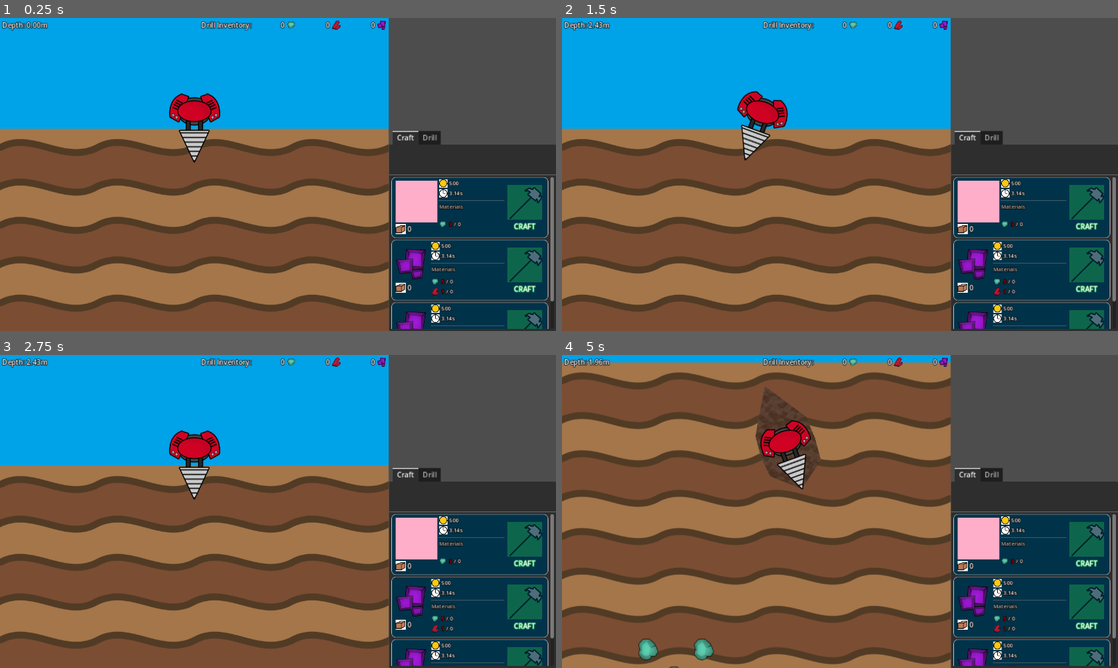
Above: before the commit, frames 1-4 (two rows, left to right).
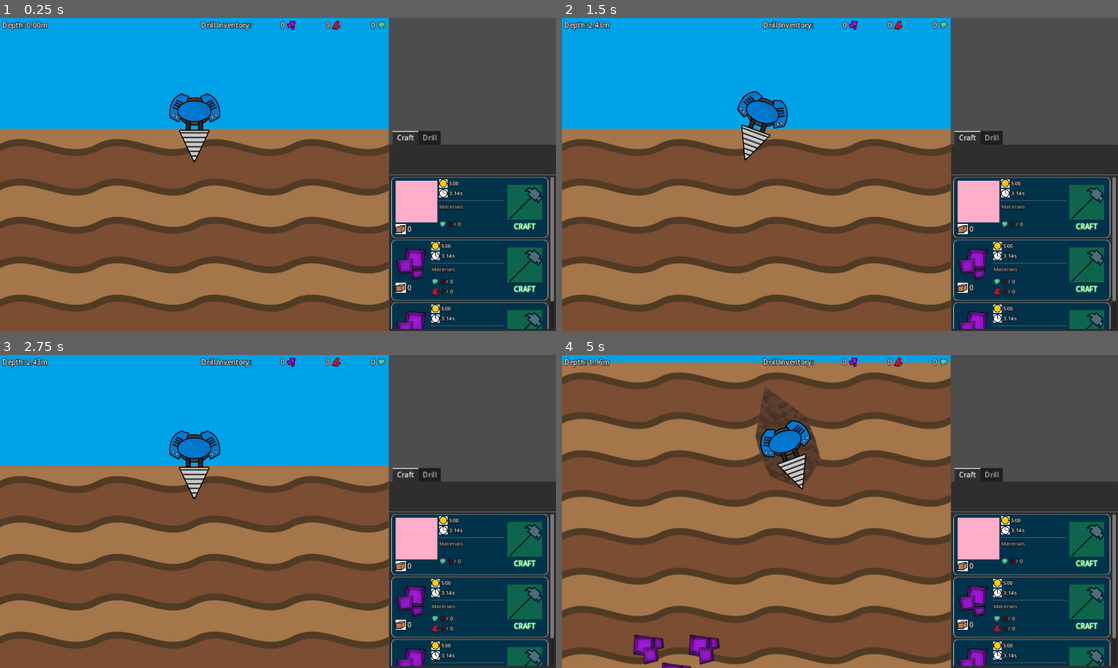
Above: after the commit, the same moments.

Repository: aNotSoCleverName/mechanicore
Game: Godot game, scene res://Main.tscn
Two runs of this game, one before a commit and one after it. Both use one fixed random seed, a clock stepped at 60 frames per second and the inputs below.
Inputs:
- Up to frame 1 (0.25 s): no input
- Up to frame 2 (1.5 s): tap Enter (ui_accept) at 0.5, 0.77 s; hold Right (ui_right) 0.53-1.28 s; tap R at 0.6, 1.35 s; hold Left (ui_left) from 1.28 s (still down)
- Up to frame 3 (2.75 s): tap Enter (ui_accept) at 1.52 s; release Left (ui_left) at 2.03 s; hold Right (ui_right) from 2.03 s (still down); tap R at 2.1 s
- Up to frame 4 (5 s): tap Enter (ui_accept) at 2.75, 3.02, 3.77, 4.52 s; tap R at 2.85, 3.6, 4.35 s; release Right (ui_right) at 3.53 s; hold Left (ui_left) from 3.53 s (still down)

The runs differ from the first frame. In frame 1, 0.6% of the frame differs, in the area x 30-70%, y 0-34%; in frame 2, 0.6%; in frame 3, 0.6%; in frame 4, 1.4%, in the area x 12-70%, y 0-100%.

Commit message:
Updated drill sprite

Diff:
--- a/Base/Base.tscn
+++ b/Base/Base.tscn
@@ -5,7 +5,7 @@
 [ext_resource type="Script" path="res://Base/Craft Item.gd" id="2_36thw"]
 [ext_resource type="Script" path="res://Base/Menu/Craft/Queue.gd" id="2_muuji"]
 [ext_resource type="Resource" uid="uid://do7o06fuk17rd" path="res://Base/Menu/Craft/Craft Item/Resources/Test.tres" id="4_1pni4"]
-[ext_resource type="Texture2D" uid="uid://bripmml1nnira" path="res://Endless Run/Ores/Ore3.png" id="5_ju8iy"]
+[ext_resource type="Texture2D" uid="uid://bripmml1nnira" path="res://Endless Run/Ores/Ore1.png" id="5_ju8iy"]
 
 [sub_resource type="Resource" id="Resource_hecib"]
 script = ExtResource("2_36thw")
--- a/Base/Menu/Craft/Craft Item/Craft Item Node.tscn
+++ b/Base/Menu/Craft/Craft Item/Craft Item Node.tscn
@@ -8,10 +8,10 @@
 [ext_resource type="Texture2D" uid="uid://ctavnwfpqdo87" path="res://Base/Time.png" id="4_cfie2"]
 [ext_resource type="PackedScene" uid="uid://ccirx7362q0ar" path="res://Base/Menu/Craft/Craft Item/Craft Item Material.tscn" id="4_pkhi4"]
 [ext_resource type="LabelSettings" uid="uid://ij0ls7r7u6aq" path="res://Simple Label.tres" id="4_qra5k"]
-[ext_resource type="Texture2D" uid="uid://kpyugmno047" path="res://Endless Run/Ores/Ore1.png" id="5_3meuh"]
+[ext_resource type="Texture2D" uid="uid://kpyugmno047" path="res://Endless Run/Ores/Ore3.png" id="5_3meuh"]
 [ext_resource type="Texture2D" uid="uid://cjhadim1ft6sj" path="res://Endless Run/Ores/Ore2.png" id="6_d6pru"]
 [ext_resource type="Script" path="res://Base/Menu/Craft/Craft Item/Stock.gd" id="6_mhem6"]
-[ext_resource type="Texture2D" uid="uid://bripmml1nnira" path="res://Endless Run/Ores/Ore3.png" id="7_flb3l"]
+[ext_resource type="Texture2D" uid="uid://bripmml1nnira" path="res://Endless Run/Ores/Ore1.png" id="7_flb3l"]
 [ext_resource type="Texture2D" uid="uid://by6jv4i7kl48d" path="res://Base/Menu/Craft/Craft Item/Craft.png" id="8_kdpct"]
 
 [sub_resource type="LabelSettings" id="LabelSettings_ocgbb"]
--- a/Endless Run/Ores/Ore.tscn
+++ b/Endless Run/Ores/Ore.tscn
@@ -1,7 +1,7 @@
 [gd_scene load_steps=4 format=3 uid="uid://c4u3036tg1b76"]
 
 [ext_resource type="Script" path="res://Endless Run/Ores/Ore.gd" id="1_61034"]
-[ext_resource type="Texture2D" uid="uid://kpyugmno047" path="res://Endless Run/Ores/Ore1.png" id="2_c1hm6"]
+[ext_resource type="Texture2D" uid="uid://kpyugmno047" path="res://Endless Run/Ores/Ore3.png" id="2_c1hm6"]
 
 [sub_resource type="RectangleShape2D" id="RectangleShape2D_4rosm"]
 size = Vector2(64, 64)
Binary file changed: Endless Run/Drill/Drill[1].png
Binary file changed: Endless Run/Drill/Drill[2].png
Binary file changed: Endless Run/Ores/Ore1.png
Not shown, changed: Endless Run/Ores/Ore1.png.import
Binary file changed: Endless Run/Ores/Ore3.png
Not shown, changed: Endless Run/Ores/Ore3.png.import
